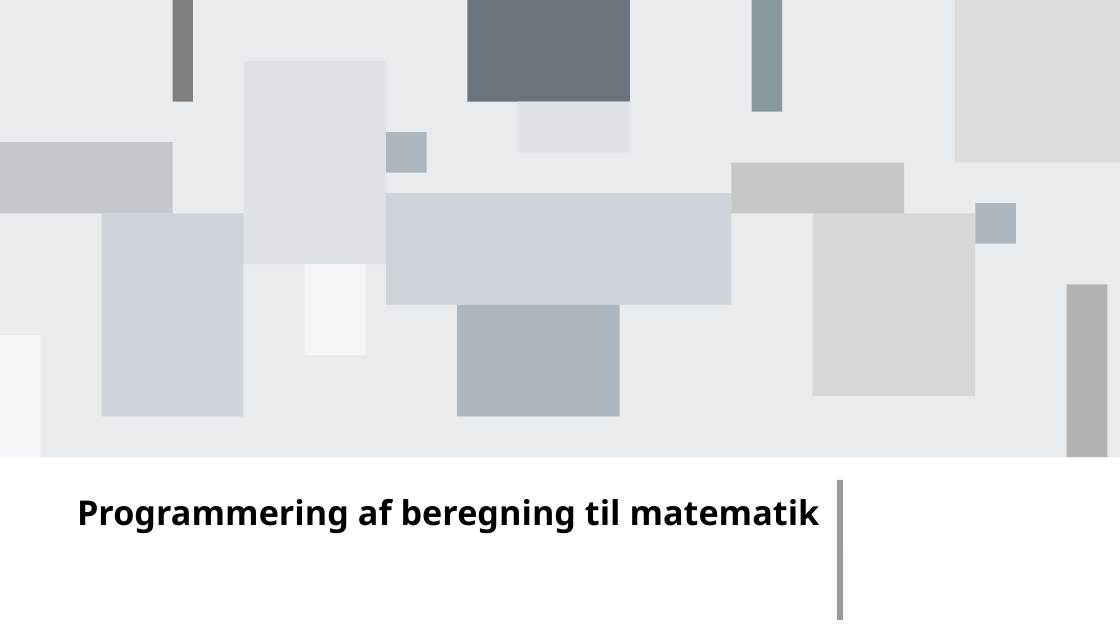
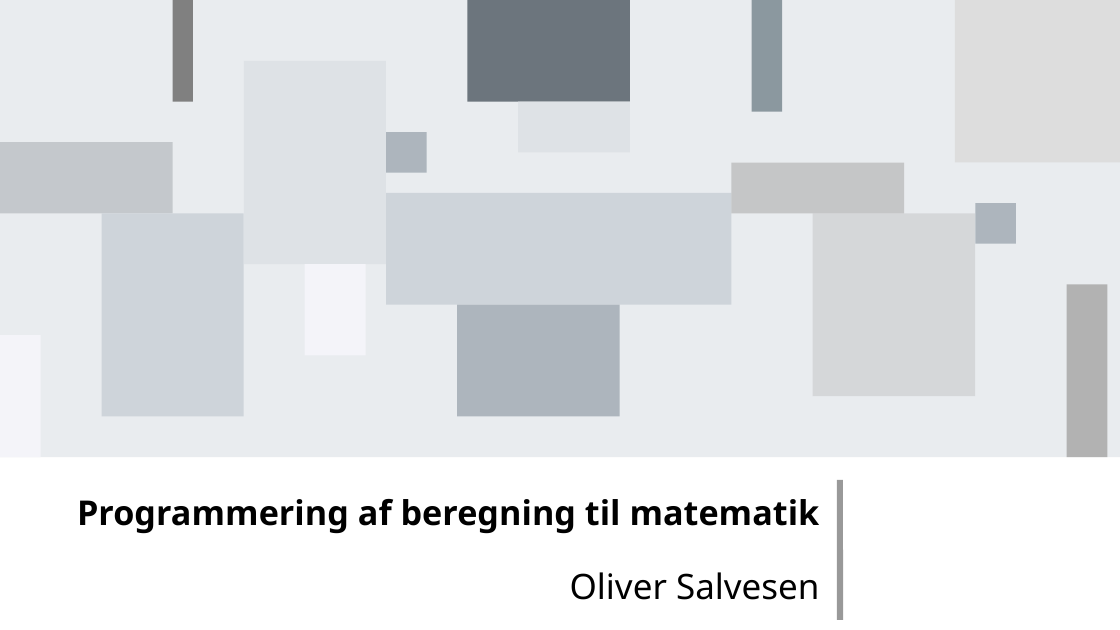
Before and after one commit to Oliper202020/mathExam, a slide deck: slide 1 of math-presentation.odp. Drawn at 1120x630 pixels with LibreOffice and Linux fonts; fonts in the diff are those of the drawing. Boxes give left, top, right and bottom in pixels: in the first picture for what was removed or moved away, otherwise in the second. Text is boxed around its words. In the diff, an @@ line names an element or a change of style, - is before the commit and + after.

```diff
--- a/math-presentation.odp
+++ b/math-presentation.odp
@@ subtitle added at box(570, 572, 820, 600), 24.8 pt, text #000000 @@
+Oliver Salvesen
```
Also in this commit, not shown: 3 other slides changed, 1 slide added, 6 slides removed, 2 other files.
